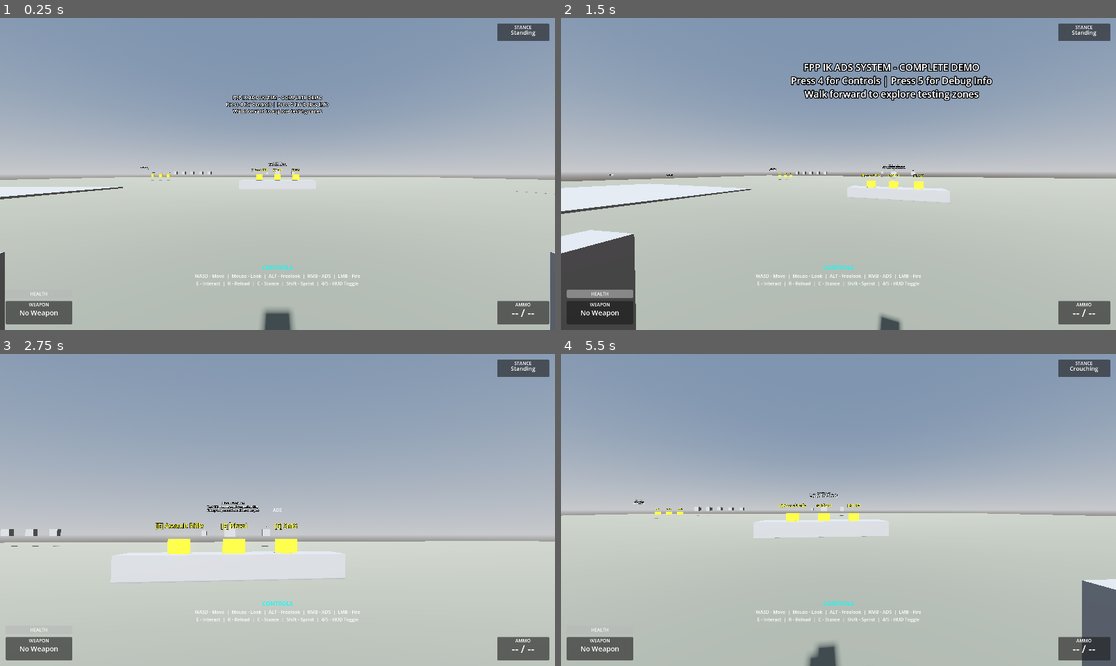
Above: before the commit, frames 1-4 (two rows, left to right).
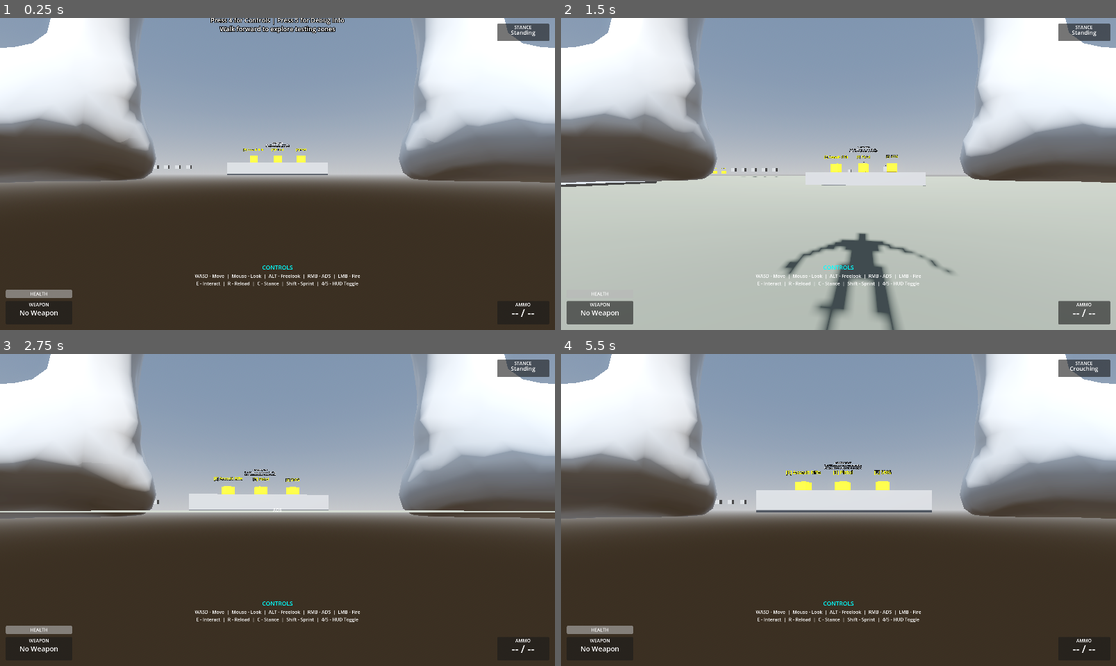
Above: after the commit, the same moments.

Repository: lmf-git/fpp-ik-ads
Game: Godot game, scene res://scenes/enhanced_demo.tscn
Two runs of this game, one before a commit and one after it. Both use one fixed random seed, a clock stepped at 60 frames per second and the inputs below.
Inputs (mouse positions are in pixels of both pictures, inside the frame that each line leads up to):
- Up to frame 1 (0.25 s): no input
- Up to frame 2 (1.5 s): tap Enter (ui_accept) at 0.5, 0.8, 1.35 s; move the mouse to (866, 174) at 0.52 s; hold Alt (freelook) 0.53-1.28 s; hold W (move_forward) from 0.53 s (still down); click (866, 174) at 0.67 s; tap Space (jump) at 0.77 s; move the mouse to (810, 174) at 1.27 s
- Up to frame 3 (2.75 s): keep holding W (move_forward); tap Space (jump) at 1.52 s; tap Alt (freelook) at 1.55 s; move the mouse to (288, 503) at 2.02 s; hold Right mouse button (aim_down_sights) from 2.03 s (still down); tap Enter (ui_accept) at 2.3 s
- Up to frame 4 (5.5 s): keep holding W (move_forward); move the mouse to (832, 516) at 2.77 s; release Right mouse button (aim_down_sights) at 2.78 s; tap C (crouch) at 2.85 s; click (832, 516) at 2.92 s; tap Space (jump) at 3.02, 3.77, 4.52 s; tap Alt (freelook) at 3.05, 4.35 s; move the mouse to (877, 513) at 3.52 s; press the mouse at (877, 513) at 3.53 s; tap Enter (ui_accept) at 3.8, 5.3 s; move the mouse to (794, 506) at 4.27 s; release the mouse at (794, 506) at 4.28 s; move the mouse to (844, 510) at 5.02 s; tap E (interact) at 5.1 s; click (844, 510) at 5.17 s

The runs differ from the first frame. In frame 1, 74% of the frame differs, in the area x 0-100%, y 0-100%; in frame 2, 37%; in frame 3, 74%; in frame 4, 75%.

Commit message:
Fix character model loading, camera inversion, and head rotation visibility
Character model fix:
- Updated enhanced_demo.tscn to use character_skeleton_player.tscn
- Was using simple skeleton_player.tscn (9 bones, box meshes)
- Now loads full character.gltf model (67 bones, proper mesh)
- Character model will now display correctly in game

Camera inversion fix:
- Fixed camera getting inverted when turning too fast
- Issue was angle wrapping across -180°/180° boundary
- Added wrapf() to freelook_offset calculation in normal mode (line 287)
- Prevents huge angle jumps that cause camera inversion
- Camera now smoothly handles full 360° rotation

Head rotation improvements:
- Slowed body rotation speed from 5.0 to 3.0
- Gives head more time to visibly turn before body catches up
- Head now turns ~30-40° before body follows in normal mode
- Makes head movement more visible and natural
- In freelook mode (Alt), head can turn up to 80° before body turns

Debug output improvements:
- Added "(Hold Alt to enable)" reminder for freelook
- Formatted angles with %.1f° for readability
- Added "head visible turn" showing clamped head rotation
- Shows actual head yaw within neck limits (-80° to +80°)
- Helps diagnose head rotation and freelook issues

How it works now:
1. Normal mode: Head turns as you look around, body follows smoothly
2. Freelook mode (Alt): Head turns up to 80°, then body starts turning
3. Head always clamped to realistic neck angles for natural movement
4. Camera rotation properly wrapped to prevent inversion

Diff:
--- a/scenes/enhanced_demo.tscn
+++ b/scenes/enhanced_demo.tscn
@@ -1,6 +1,6 @@
 [gd_scene load_steps=16 format=3 uid="uid://cxkvn7yx5nw9r"]
 
-[ext_resource type="PackedScene" uid="uid://cpk8m3yx2nvts" path="res://scenes/skeleton_player.tscn" id="1"]
+[ext_resource type="PackedScene" uid="uid://character_skeleton_fpp" path="res://scenes/character_skeleton_player.tscn" id="1"]
 [ext_resource type="PackedScene" uid="uid://djdxe3yn5w7cp" path="res://scenes/weapon_pickup.tscn" id="2"]
 [ext_resource type="PackedScene" uid="uid://bqw3h8yx7nvkj" path="res://scenes/weapons/rifle.tscn" id="3"]
 [ext_resource type="PackedScene" uid="uid://c8vxm2k5yx9nl" path="res://scenes/weapons/pistol.tscn" id="4"]
--- a/scripts/skeleton_fpp_controller.gd
+++ b/scripts/skeleton_fpp_controller.gd
@@ -29,7 +29,7 @@
 @export var max_look_up: float = 80.0
 @export var max_look_down: float = 80.0
 @export var freelook_max_angle: float = 120.0  # How far you can look without body following
-@export var body_rotation_speed: float = 5.0  # How fast body catches up in freelook
+@export var body_rotation_speed: float = 3.0  # How fast body catches up when not in freelook
 
 @export_group("Neck Limits (Freelook)")
 @export var neck_max_pitch_up: float = 60.0  # Max head tilt up (degrees)
@@ -271,7 +271,7 @@
 func _update_body_rotation(delta):
 	if is_freelooking:
 		# In freelook: camera rotates independently, head follows within neck limits
-		# Calculate offset between camera and body
+		# Calculate offset between camera and body (always wrap for proper angle handling)
 		freelook_offset = wrapf(camera_y_rotation - body_y_rotation, -PI, PI)
 
 		# Body starts turning when camera exceeds neck limit (so head stays within natural range)
@@ -281,9 +281,10 @@
 			body_y_rotation = camera_y_rotation - sign(freelook_offset) * max_neck_yaw_rad
 			freelook_offset = sign(freelook_offset) * max_neck_yaw_rad
 	else:
-		# Normal mode: body follows camera immediately
+		# Normal mode: body follows camera smoothly
 		body_y_rotation = lerp_angle(body_y_rotation, camera_y_rotation, body_rotation_speed * delta)
-		freelook_offset = camera_y_rotation - body_y_rotation
+		# Always wrap the offset to prevent camera inversion
+		freelook_offset = wrapf(camera_y_rotation - body_y_rotation, -PI, PI)
 
 	# Apply body rotation
 	rotation.y = body_y_rotation
@@ -638,10 +639,11 @@
 	# Debug
 	if Input.is_action_just_pressed("ui_accept"):
 		print("=== FPP Debug ===")
-		print("Freelook: ", is_freelooking)
-		print("Camera Yaw: ", rad_to_deg(camera_y_rotation))
-		print("Body Yaw: ", rad_to_deg(body_y_rotation))
-		print("Freelook Offset: ", rad_to_deg(freelook_offset))
+		print("Freelook: ", is_freelooking, " (Hold Alt to enable)")
+		print("Camera Yaw: ", "%.1f°" % rad_to_deg(camera_y_rotation))
+		print("Body Yaw: ", "%.1f°" % rad_to_deg(body_y_rotation))
+		print("Freelook Offset: ", "%.1f°" % rad_to_deg(freelook_offset), " (head yaw)")
+		print("Head visible turn: ", "%.1f°" % clamp(rad_to_deg(freelook_offset), -neck_max_yaw, neck_max_yaw))
 		print("ADS Blend: ", ads_blend)
 		print("Stance: ", stance)
 		if current_weapon:
